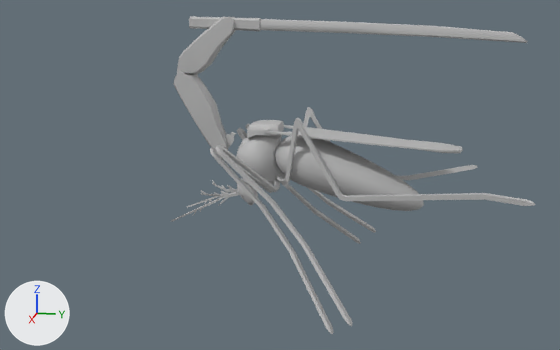
The FBX model Assets/danbatis/models/murisocaRobot.fbx: old version first, new version second.
One viewpoint serves both versions: a 50 mm lens placed at (0.503, 0.104, 0.109), pointed at (0.001, 0.003, -0.016). Lighting does not change. The marker at lower left points along +X, +Y and +Z. Where no turn or scale is listed for an object, it has been applied to the vertices.
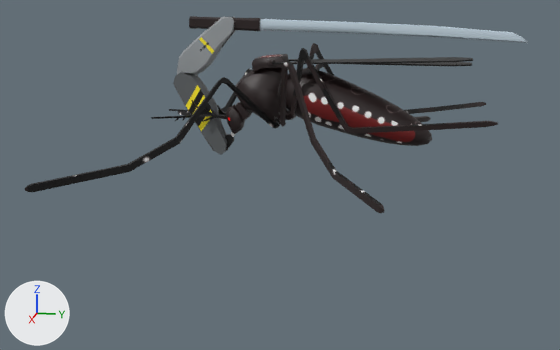
What the commit changed:
Picture 'SwordArmUVcolor.png' (img_swordarmuvcolor_png) is new.
Picture 'murisocaRobotUVcolor.png' (img_murisocarobotuvcolor_png) is new.
Material 'swordArmMat' (mat_swordarmmat) is new.
Its texture is img_swordarmuvcolor_png.
Material 'mosquitoRobotMat' (mat_mosquitorobotmat) is new.
Its texture is img_murisocarobotuvcolor_png.
me_pcube15_ncl1_1 has 88 vertices, 86 faces and spans x -0.0068..0.0068, y -0.0234..0.0176, z -0.028..0.0162.
me_pcube15_ncl1_1 no longer uses material mat_lambert1 (grey #bcbcbc).
me_pcube15_ncl1_1 now uses material mat_swordarmmat (picture img_swordarmuvcolor_png).
me_pcube16_ncl1_1 has 56 vertices, 54 faces and spans x -0.00131..0.00131, y -0.00571..0.00571, z -0.00597..0.00597.
me_pcube16_ncl1_1 no longer uses material mat_lambert1 (grey #bcbcbc).
me_pcube16_ncl1_1 now uses material mat_swordarmmat (picture img_swordarmuvcolor_png).
me_pcube14_ncl1_1 has 86 vertices, 84 faces and spans x -0.0068..0.0068, y -0.0236..0.0134, z -0.0201..0.0353.
me_pcube14_ncl1_1 no longer uses material mat_lambert1 (grey #bcbcbc).
me_pcube14_ncl1_1 now uses material mat_swordarmmat (picture img_swordarmuvcolor_png).
me_polysurface1_ncl1_1 has 119 vertices, 114 faces and spans x -0.002..0.002, y -0.032..0.183, z -0.01..0.004.
me_polysurface1_ncl1_1 is used by ob_polysurface1; location (0.0, -0.0252, 0.0843).
me_polysurface1_ncl1_1 no longer uses material mat_lambert1 (grey #bcbcbc).
me_polysurface1_ncl1_1 part 1: texture (UV) coordinates of 114 of 114 faces, centred in x -0.002..0.002, y -0.032..0.183, z -0.01..0.004, changed; they spanned u 0.12..0.88, v 0.0..1.0 and now span u 0.0..0.34, v 0.0..1.0.
me_polysurface1_ncl1_1 now uses material mat_swordarmmat (picture img_swordarmuvcolor_png).
Mesh me_mosquitomeshplus_ncl1_1 is new.
It has 1172 vertices, 1139 faces and spans x -0.149..0.134, y -0.115..0.141, z -0.002..0.071.
It uses material mat_mosquitorobotmat (picture img_murisocarobotuvcolor_png).
Object 'mosquitoMesh' (ob_mosquitomesh) is deleted.
Object 'mosquitoMeshPlus' (ob_mosquitomeshplus) is new; it shows me_mosquitomeshplus_ncl1_1.
Its location is (0.0, 0.0, 0.0).

Pixel boxes (x1, y1, x2, y2) of what changed, in the pictures (560 x 350 px):
'mosquitoMesh', deleted: before (171, 107, 535, 334)
'mosquitoMeshPlus', added (black): after (25, 43, 498, 213)
'polySurface1', recoloured, surface changed: (189, 16, 528, 43) in both
'pCube14', recoloured: (173, 72, 229, 155) in both
'pCube15', recoloured: (177, 17, 236, 76) in both
'pCube16', recoloured: (225, 134, 234, 150) in both
